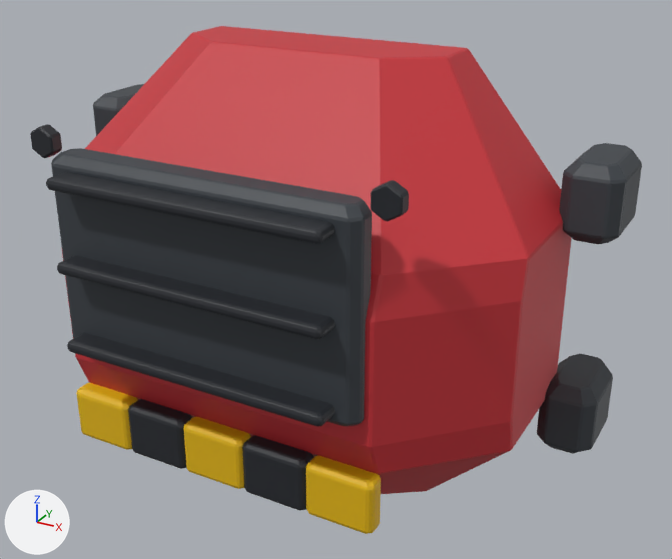
The FBX model Assets/Resources/ClamshellMeshes/LowerArmBack_Set01_Ironclad.fbx as it was, and as the next commit left it.
The view is the same before and after, from a 50 mm lens placed at (0.323, -0.588, 0.272), pointed at (0.033, -0.061, 0.008). Every picture has the same lights, and +X, +Y and +Z are marked at lower left. The picture after the commit comes second. Where no turn or scale is listed for an object, it has been applied to the vertices.

The older version as bpy lines, for what is in view:
```python
me_lowerarmback_set01_ironclad_001 = bpy.data.meshes.new('LowerArmBack_Set01_Ironclad.001')
me_lowerarmback_set01_ironclad_001.from_pydata(...)  # 1256 vertices, 1314 faces; spans x -0.215..0.215, y -0.195..0.03, z -0.165..0.165
# faces by material slot: [94, 264, 516, 440]
me_lowerarmback_set01_ironclad_001.materials.append(mat_shell)  # red #c83038
me_lowerarmback_set01_ironclad_001.materials.append(mat_hazard)  # yellow #e6b800
me_lowerarmback_set01_ironclad_001.materials.append(mat_dark)  # black #23272d
me_lowerarmback_set01_ironclad_001.materials.append(mat_frame)  # dark grey #3a3f45
ob_lowerarmback_set01_ironclad = bpy.data.objects.new('LowerArmBack_Set01_Ironclad', me_lowerarmback_set01_ironclad_001)
ob_lowerarmback_set01_ironclad.location = (0.0, 0.0, 0.0)
```
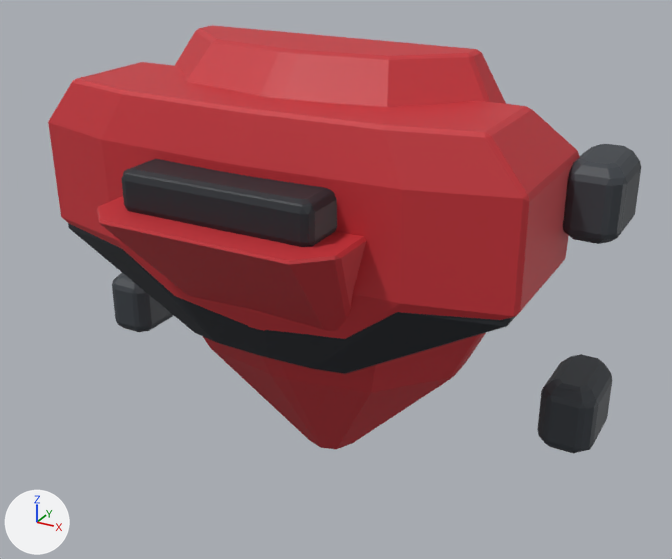
Where the change shows, as pixel boxes [x1, y1, x2, y2] in the pictures (672 x 559 px):
'LowerArmBack_Set01_Ironclad', reshaped (16% shorter): before [30, 26, 642, 534]; after [48, 25, 641, 454]
part 1 of me_lowerarmback_set01_ironclad_001, rebuilt: before [62, 26, 572, 494]; after [175, 25, 506, 449]
part 2 of me_lowerarmback_set01_ironclad_001, rebuilt: before [537, 354, 613, 454]; after [537, 354, 612, 454]
part 3 of me_lowerarmback_set01_ironclad_001, rebuilt (not visible afterwards): before [93, 84, 144, 136]
part 4 of me_lowerarmback_set01_ironclad_001, rebuilt (not visible before): after [112, 273, 174, 332]
part 5 of me_lowerarmback_set01_ironclad_001, rebuilt: before [559, 143, 642, 244]; after [563, 144, 641, 244]
part 6 of me_lowerarmback_set01_ironclad_001, added: after [122, 159, 337, 247]
part 7 of me_lowerarmback_set01_ironclad_001, added (black): after [68, 223, 515, 374]
part 8 of me_lowerarmback_set01_ironclad_001, added (red): after [48, 62, 580, 339]
part 9 of me_lowerarmback_set01_ironclad_001, added (red): after [97, 196, 366, 331]
part 10 of me_lowerarmback_set01_ironclad_001, deleted: before [30, 124, 409, 534]
part 11 of me_lowerarmback_set01_ironclad_001, deleted: before [51, 148, 372, 426]

The change, as a diff of the scene's bpy script:
```diff
--- a/Assets/Resources/ClamshellMeshes/LowerArmBack_Set01_Ironclad.fbx.py
+++ b/Assets/Resources/ClamshellMeshes/LowerArmBack_Set01_Ironclad.fbx.py
@@ me_lowerarmback_set01_ironclad_001 @@
 # used by ob_lowerarmback_set01_ironclad; location = (0.0, 0.0, 0.0)
-me_lowerarmback_set01_ironclad_001.from_pydata(...)  # 1256 vertices, 1314 faces; spans x -0.215..0.215, y -0.195..0.03, z -0.165..0.165
+me_lowerarmback_set01_ironclad_001.from_pydata(...)  # 716 vertices, 727 faces; spans x -0.215..0.215, y -0.181..0.03, z -0.165..0.165
+# me_lowerarmback_set01_ironclad_001 part 1: the loose piece of 92 vertices spanning x -0.18..0.18, y -0.17..0.0, z -0.165..0.165 is rebuilt with 88 vertices and now spans x -0.148..0.148, y -0.125..0.0, z -0.165..0.165
+# me_lowerarmback_set01_ironclad_001 part 2: the loose piece of 84 vertices spanning x 0.175..0.215, y -0.03..0.03, z -0.106..-0.053 is rebuilt with 84 vertices and now spans x 0.175..0.215, y -0.03..0.03, z -0.106..-0.053
+# me_lowerarmback_set01_ironclad_001 part 3: the loose piece of 84 vertices spanning x -0.215..-0.175, y -0.03..0.03, z 0.053..0.106 is rebuilt with 84 vertices and now spans x -0.215..-0.175, y -0.03..0.03, z 0.053..0.106
+# me_lowerarmback_set01_ironclad_001 part 4: the loose piece of 84 vertices spanning x -0.215..-0.175, y -0.03..0.03, z -0.106..-0.053 is rebuilt with 84 vertices and now spans x -0.215..-0.175, y -0.03..0.03, z -0.106..-0.053
+# me_lowerarmback_set01_ironclad_001 part 5: the loose piece of 84 vertices spanning x 0.175..0.215, y -0.03..0.03, z 0.053..0.106 is rebuilt with 84 vertices and now spans x 0.175..0.215, y -0.03..0.03, z 0.053..0.106
+# me_lowerarmback_set01_ironclad_001 part 6: a new loose piece of 84 vertices spanning x -0.07..0.07, y -0.16..-0.096, z 0.07..0.1, in mat_dark (black #23272d)
+# me_lowerarmback_set01_ironclad_001 part 7: a new loose piece of 70 vertices spanning x -0.175..0.175, y -0.127..0.0, z -0.041..0.13, in mat_dark (black #23272d)
+# me_lowerarmback_set01_ironclad_001 part 8: a new loose piece of 70 vertices spanning x -0.18..0.18, y -0.131..0.0, z -0.033..0.139, in mat_shell (red #c83038)
+# me_lowerarmback_set01_ironclad_001 part 9: a new loose piece of 32 vertices spanning x -0.089..0.089, y -0.181..-0.08, z -0.033..0.073, in mat_shell (red #c83038)
+# me_lowerarmback_set01_ironclad_001 part 10: 10 loose pieces with 744 vertices, spanning x -0.132..0.132, y -0.195..-0.157, z -0.106..0.122, are deleted
+# me_lowerarmback_set01_ironclad_001 part 11
+# 84 vertices are removed from x -0.112..0.112, y -0.179..-0.157, z -0.03..0.109
+# 88 faces are deleted
+# other edits to the shape of me_lowerarmback_set01_ironclad_001 do not show in these pictures
 me_lowerarmback_set01_ironclad_001.materials.append(mat_shell)
-me_lowerarmback_set01_ironclad_001.materials.append(mat_hazard)  # yellow #e6b800
 me_lowerarmback_set01_ironclad_001.materials.append(mat_dark)
```
